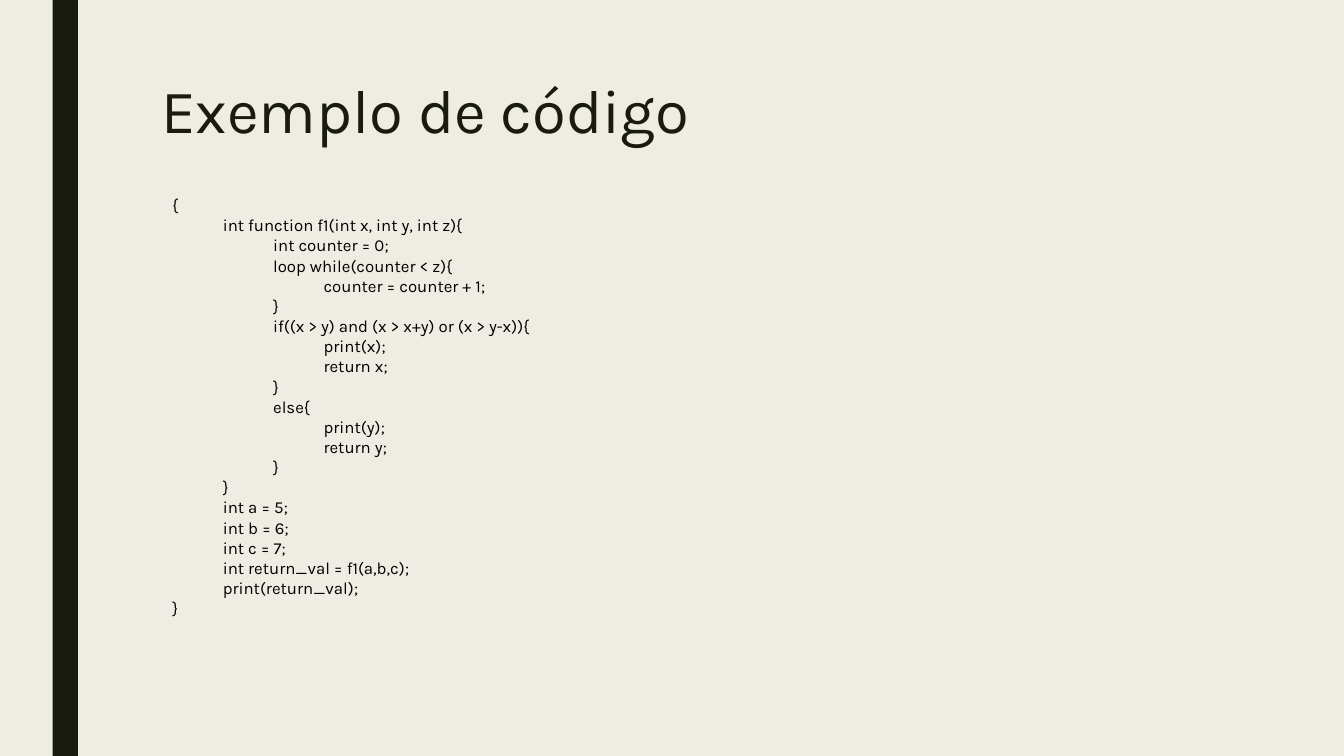
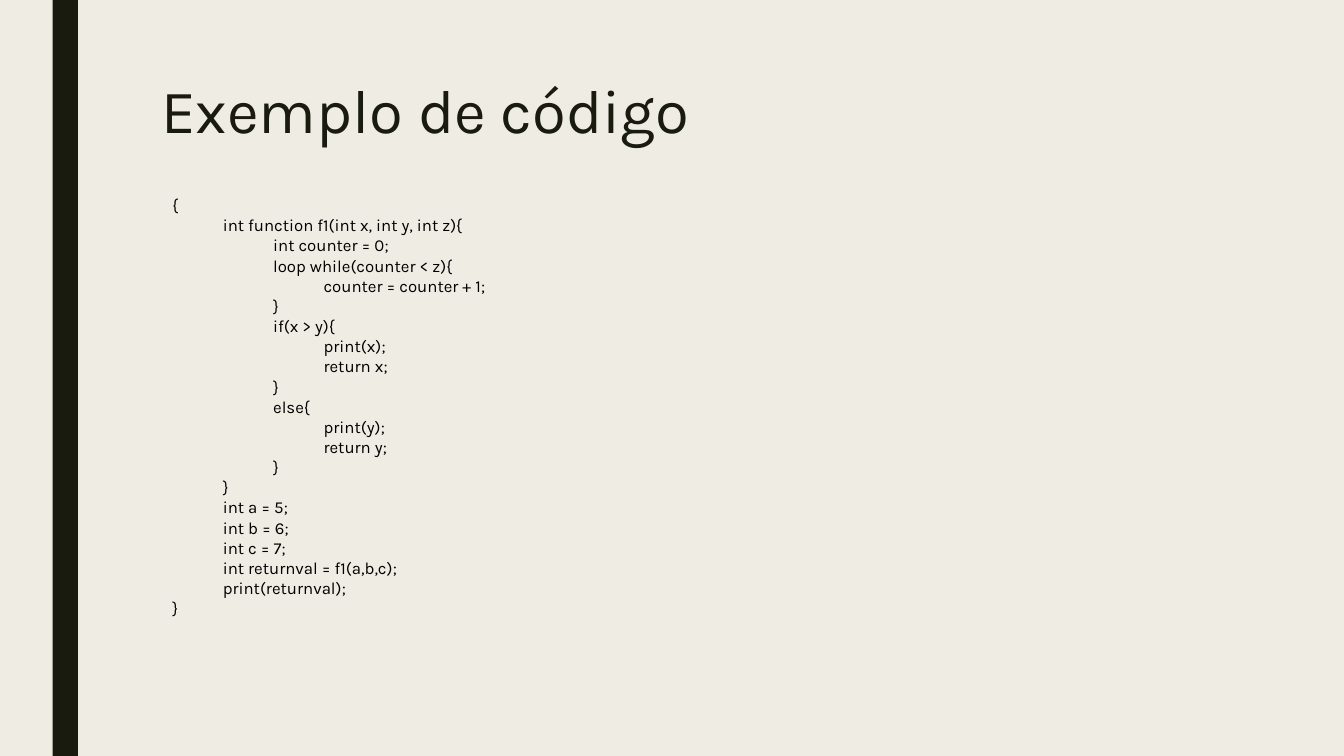
Before and after one commit to Veguinho/APS_Logica, a slide deck: slide 8 of ApresentaçãoAPS.pptx. Drawn at 1344x756 pixels with LibreOffice and Linux fonts; fonts in the diff are those of the drawing. Boxes give left, top, right and bottom in pixels: in the first picture for what was removed or moved away, otherwise in the second. Text is boxed around its words. In the diff, an @@ line names an element or a change of style, - is before the commit and + after.

```diff
--- a/ApresentaçãoAPS.pptx
+++ b/ApresentaçãoAPS.pptx
@@ text at box(273, 319, 335, 336): text changed @@
-    if((x > y) and (x > x+y) or (x > y-x)){
+    if(x > y){
@@ text at box(223, 562, 397, 598): text changed @@
-  int return_val = f1(a,b,c);
-  print(return_val);
+  int returnval = f1(a,b,c);
+  print(returnval);
```
Also in this commit, not shown: 1 other file.
